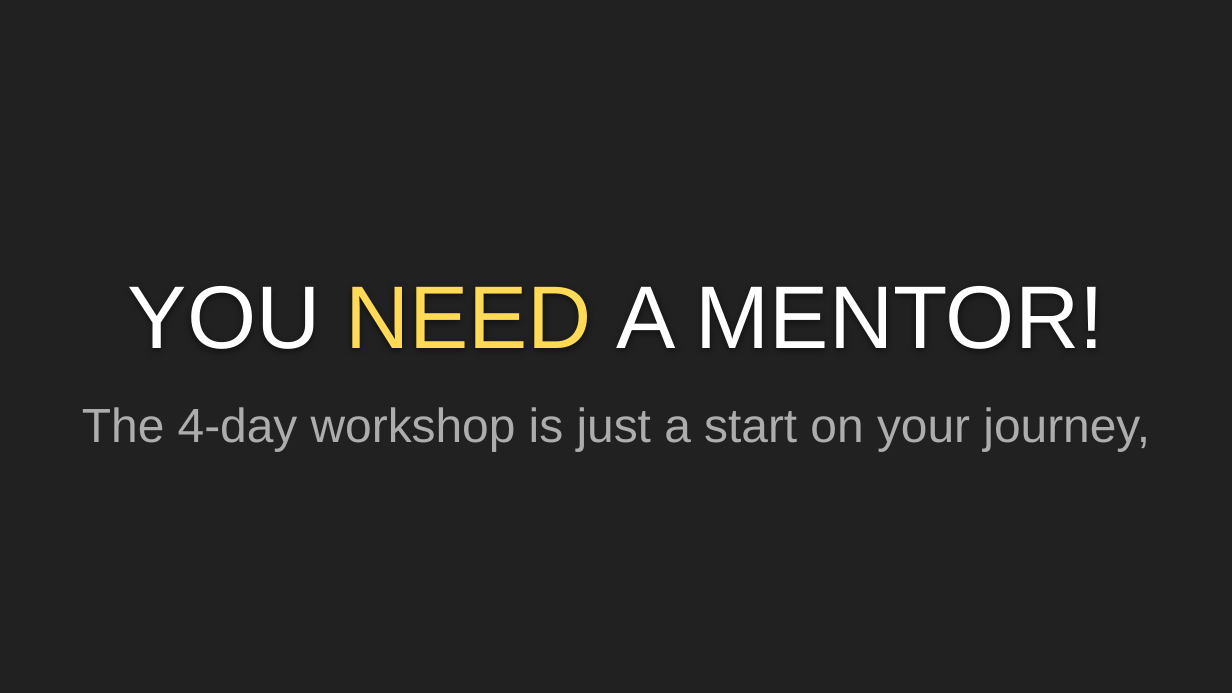
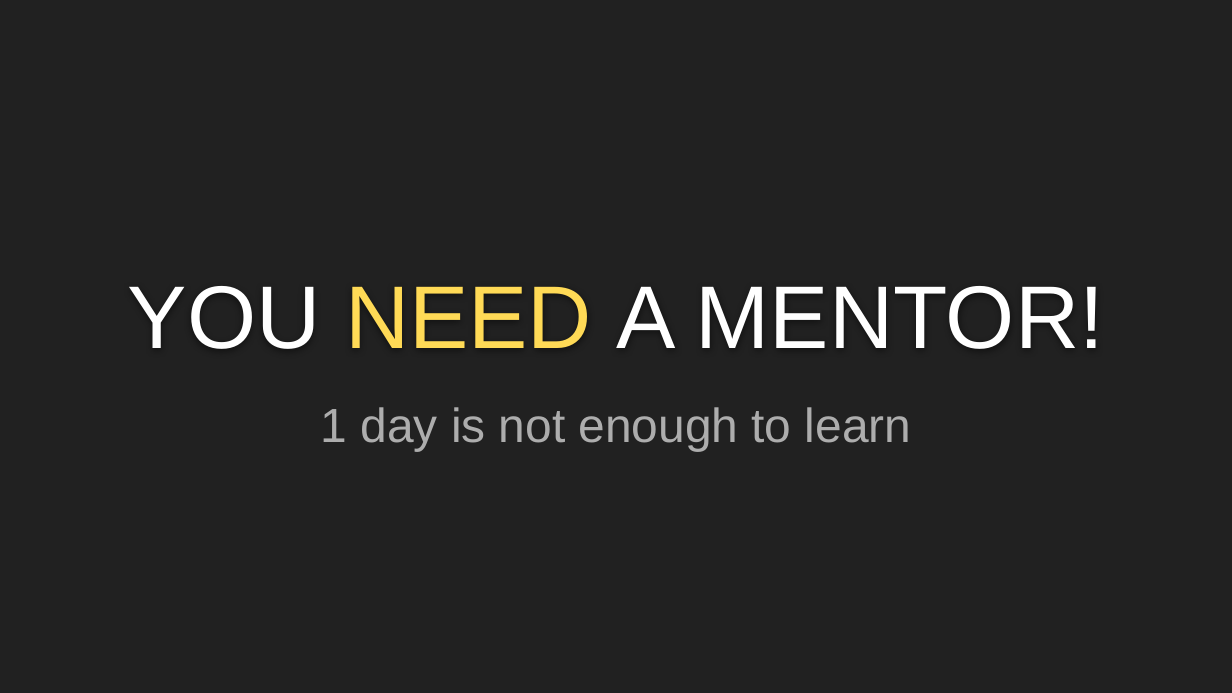
Before and after one commit to mwyrodek/testcamp_workshop, a slide deck: slide 9 of Materiały/C# Workshop.pptx (slide 10 before the commit). Drawn at 1232x693 pixels with LibreOffice and Linux fonts; fonts in the diff are those of the drawing. Boxes give left, top, right and bottom in pixels: in the first picture for what was removed or moved away, otherwise in the second. Text is boxed around its words. In the diff, an @@ line names an element or a change of style, - is before the commit and + after.

```diff
--- a/Materiały/C# Workshop.pptx
+++ b/Materiały/C# Workshop.pptx
@@ subtitle at [321, 407, 911, 451]: text changed @@
-The 4-day workshop is just a start on your journey,
+1 day is not enough to learn
```
Also in this commit, not shown: 2 other slides changed, 5 slides added, 42 slides removed.
